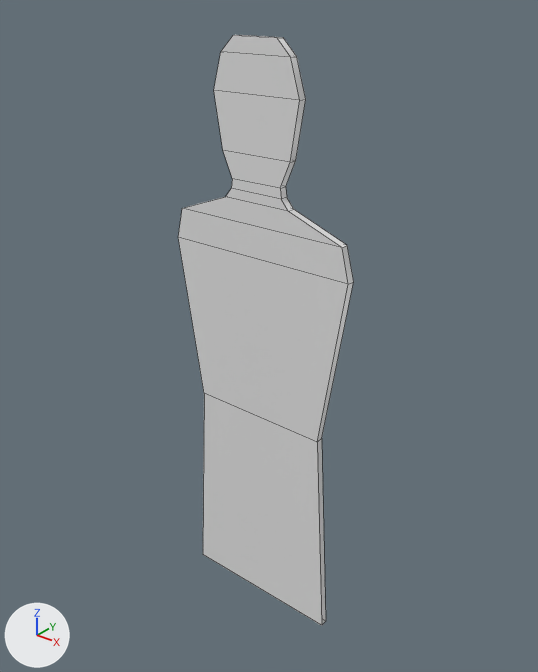
A saved change to the FBX model Assets/Julhiecio TPS Controller/Demos/Models/Shooting Target Model/ShootingTarget.fbx.
Both versions are drawn from a camera (50 mm lens) standing at (4.69, -5.7, 6.21) and looking at (0.02, 0.15, 2.59). The lights are fixed; the arrows at lower left show +X, +Y and +Z. The picture after the commit comes second. Mesh edges are drawn as thin lines. Where no turn or scale is listed for an object, it has been applied to the vertices.
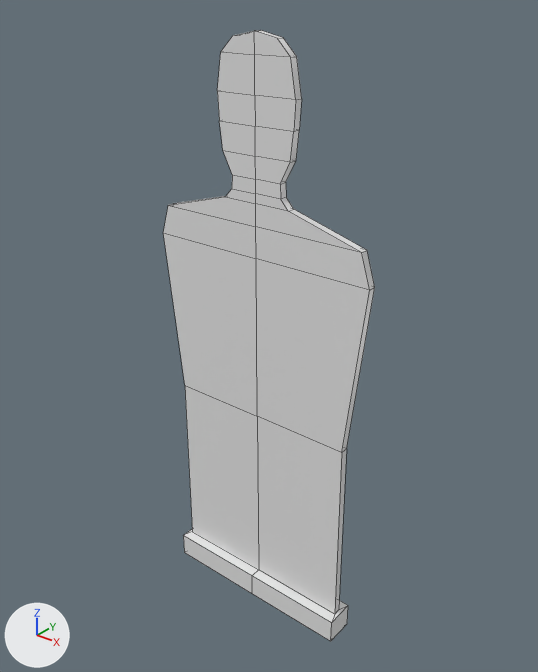
What differs and where, as boxes (x1, y1, x2, y2) in the pictures (538 x 672 px):
'Cube', reshaped (20% wider)
    before: (178, 35, 354, 626)
    after: (163, 30, 375, 641)
part 1 of me_cube, built on
    before: (178, 35, 348, 626)
    after: (163, 30, 370, 641)

Edits to the bpy script that builds the scene:
```text
Change me_cube:
    used by ob_cube; location = (0.0, 0.0, 0.0)
    remove me_cube.from_pydata(...)  # 44 vertices, 42 faces; spans x -1.14..1.14, y -0.04..0.04, z -1.0..5.7
    add me_cube.from_pydata(...)  # 90 vertices, 88 faces; spans x -1.38..1.38, y -0.18..0.18, z -1.0..5.75
    me_cube part 1
    8 vertices are removed from x -1.0..1.0, y -0.04..0.04, z -1.0..5.19
    28 faces are deleted
    4 vertices in x -0.31..0.31, y -0.04..0.04, z 4.34 move by (0.0, 0.0, 0.04)
    12 vertices move from x -1.14..1.14, y -0.04..0.04, z 1.63..3.9 to x -1.38..1.38, y -0.04..0.04, z 1.63..3.9
    44 vertices are added at x -1.23..1.23, y -0.18..0.18, z -1.0..5.75
    10 new vertices lie (0.0, 0.08, 0.0) away from vertices in x -1.18..1.18, y -0.04, z -1.0..5.75
    74 new faces join them
```
